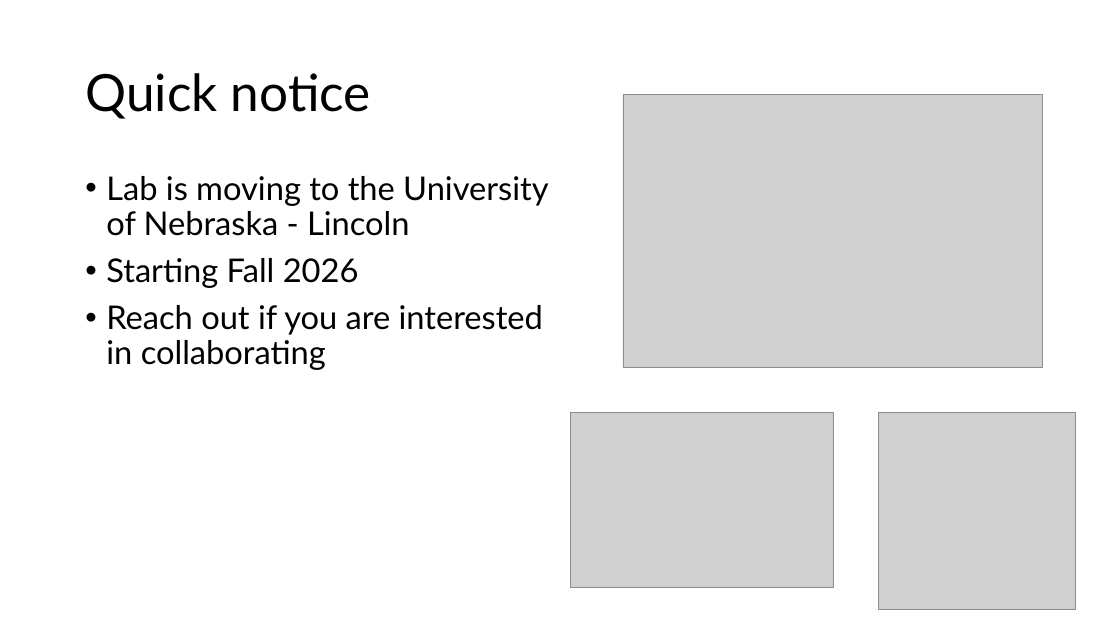
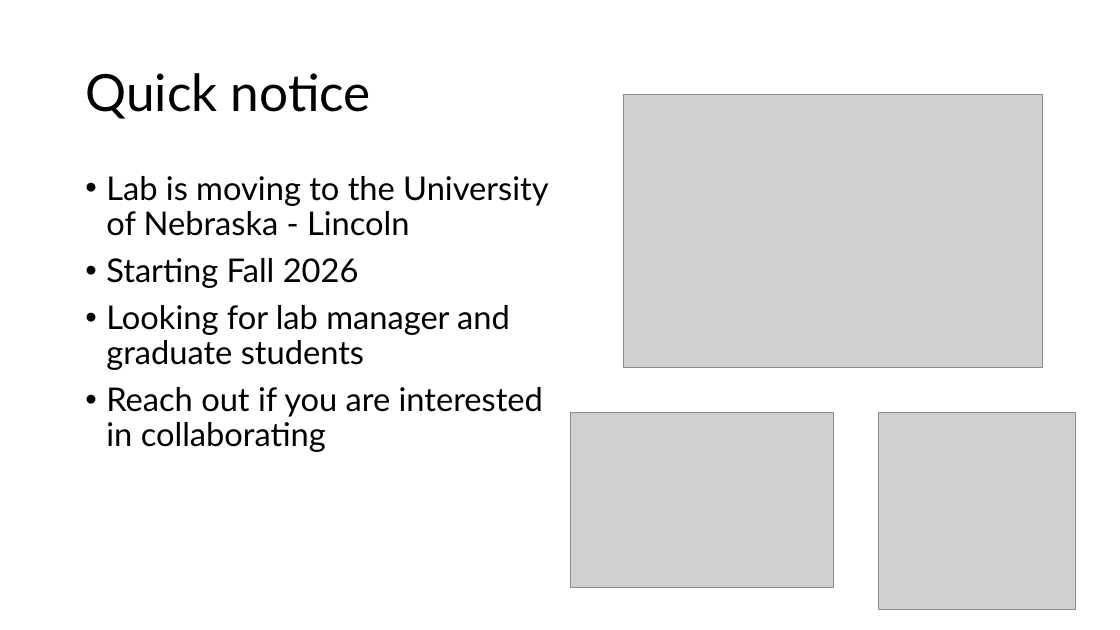
Before and after one commit to SmithEcophysLab/esa_2026, a slide deck: slide 37 of src/esa2026_optphoto_smith.pptx (slide 26 before the commit). Drawn at 1120x630 pixels with LibreOffice and Linux fonts; fonts in the diff are those of the drawing; grey boxes stand for pictures. Boxes give left, top, right and bottom in pixels: in the first picture for what was removed or moved away, otherwise in the second. Text is boxed around its words. In the diff, an @@ line names an element or a change of style, - is before the commit and + after.

```diff
--- a/src/esa2026_optphoto_smith.pptx
+++ b/src/esa2026_optphoto_smith.pptx
@@ text at box(106, 305, 510, 370): paragraph added @@
+• Looking for lab manager and graduate students
```
Also in this commit, not shown: 10 other slides changed, 11 slides added, 2 other files.
